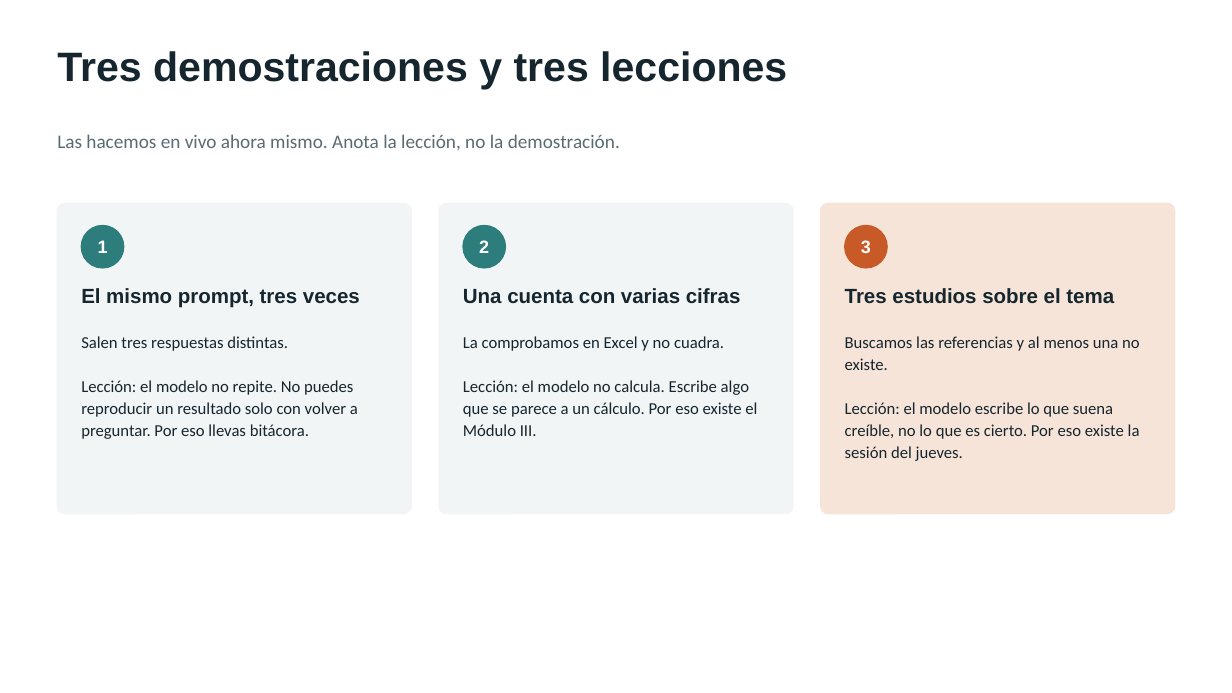
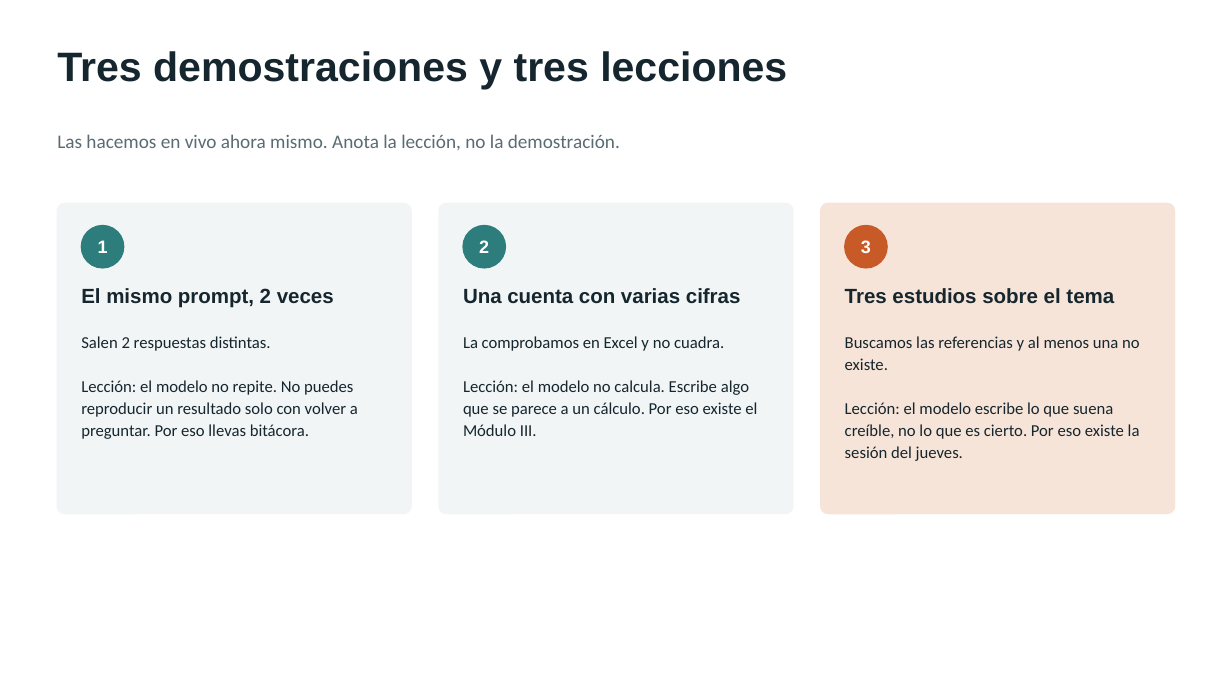
Before and after one commit to marvtrejo/curso-inegi-gen-ai, a slide deck: slide 14 of sesion-01/Sesion_01_Introduccion_IA_Generativa.pptx (slide 12 before the commit). Drawn at 1232x693 pixels with LibreOffice and Linux fonts; fonts in the diff are those of the drawing. Boxes give left, top, right and bottom in pixels: in the first picture for what was removed or moved away, otherwise in the second. Text is boxed around its words. In the diff, an @@ line names an element or a change of style, - is before the commit and + after.

```diff
--- a/sesion-01/Sesion_01_Introduccion_IA_Generativa.pptx
+++ b/sesion-01/Sesion_01_Introduccion_IA_Generativa.pptx
@@ text at [81,288,334,308]: text changed @@
-El mismo prompt, tres veces
+El mismo prompt, 2 veces
@@ text at [81,336,271,351]: text changed @@
-Salen tres respuestas distintas.
+Salen 2 respuestas distintas.
```
Also in this commit, not shown: 6 other slides changed, 2 slides added.
